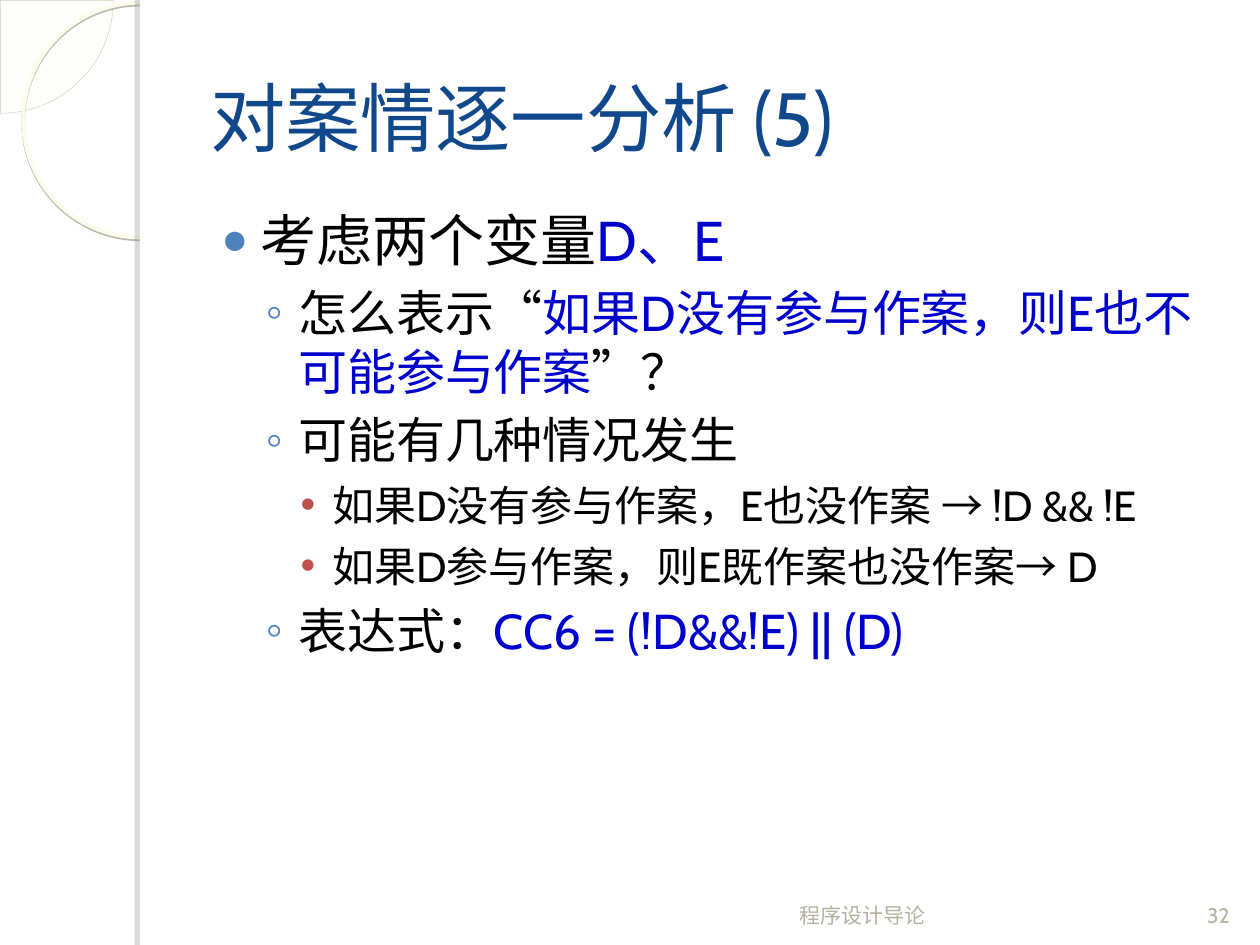
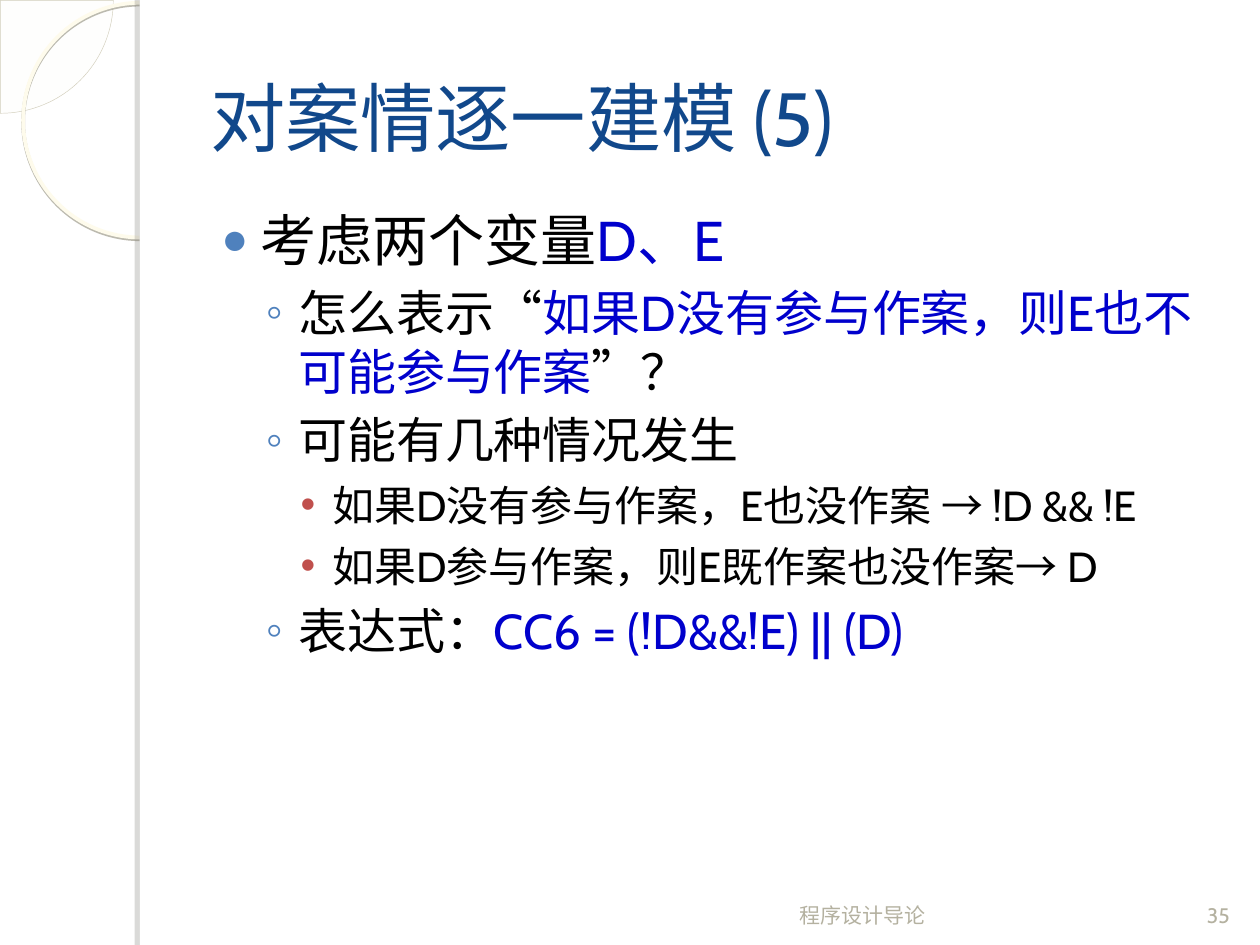
Before and after one commit to fanju1984/introduction-to-programming, a slide deck: slide 35 of introduction-to-programming/slides/2017/04-Control-Statement-1.ppt (slide 32 before the commit). Drawn at 1260x945 pixels with LibreOffice and Linux fonts; fonts in the diff are those of the drawing; background and template pictures are left out. Boxes give left, top, right and bottom in pixels: in the first picture for what was removed or moved away, otherwise in the second. Text is boxed around its words. In the diff, an @@ line names an element or a change of style, - is before the commit and + after.

```diff
--- a/introduction-to-programming/slides/2017/04-Control-Statement-1.ppt
+++ b/introduction-to-programming/slides/2017/04-Control-Statement-1.ppt
@@ title at <box>210,82,833,157</box>: text changed @@
-对案情逐一分析 (5)
+对案情逐一建模 (5)
@@ page number at <box>1207,908,1230,923</box>: text changed @@
-32
+35
```
Also in this commit, not shown: 17 other slides changed, 6 slides added, 5 slides removed, 1 other file.
